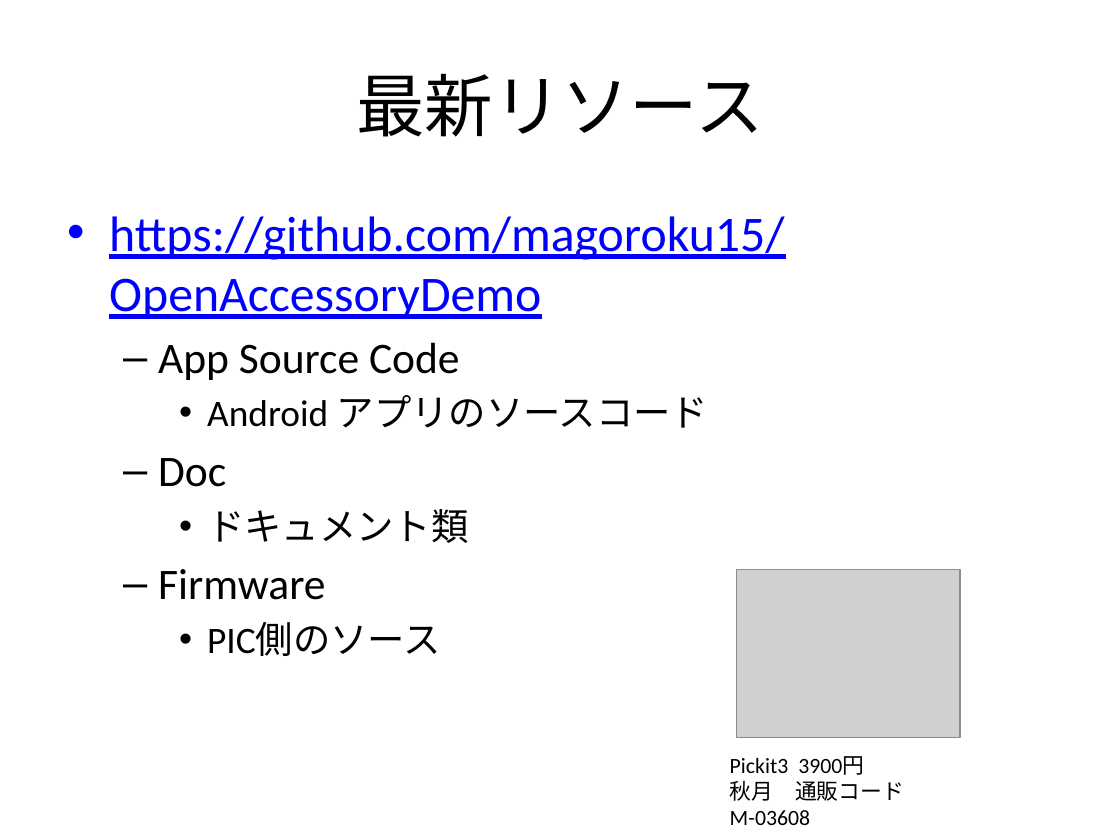
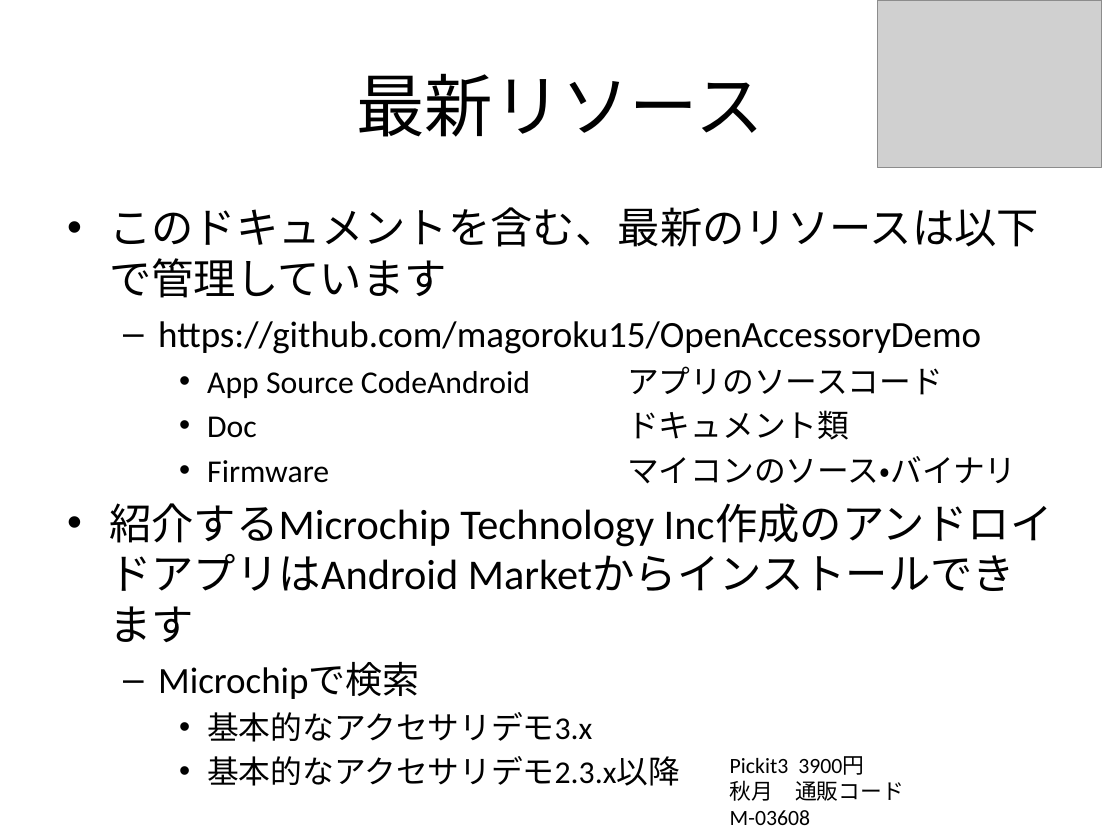
Before and after one commit to magoroku15/OpenAccessoryDemo, a slide deck: slide 2 of Doc/poorman's adk.pptx (slide 21 before the commit). Drawn at 1120x840 pixels with LibreOffice and Linux fonts; fonts in the diff are those of the drawing; grey boxes stand for pictures. Boxes give left, top, right and bottom in pixels: in the first picture for what was removed or moved away, otherwise in the second. Text is boxed around its words. In the diff, an @@ line names an element or a change of style, - is before the commit and + after.

```diff
--- a/Doc/poorman's adk.pptx
+++ b/Doc/poorman's adk.pptx
@@ picture: place and size @@
-picture at [736,570,960,738]
+picture at [877,0,1101,168]
@@ text at [109,207,1039,298]: paragraph added @@
+• このドキュメントを含む、最新のリソースは以下で管理しています
@@ text at [158,321,981,354]: size 32 to 23.8 pt, text colour #0000FF to #000000, underline off in "https://github.com/magoroku15/OpenAccessoryDemo"; bullet • to –; list level 1 to 2 in "https://github.com/magoroku15/OpenAccessoryDemo" @@
@@ text at [109,366,1016,786]: text changed; size 24 to 20.4 pt @@
-  – App Source Code
-    • Android アプリのソースコード
-  – Doc
-    • ドキュメント類
-  – Firmware
-    • PIC側のソース
+    • App Source CodeAndroid アプリのソースコード
+    • Doc ドキュメント類
+    • Firmware マイコンのソース・バイナリ
+• 紹介するMicrochip Technology Inc作成のアンドロイドアプリはAndroid Marketからインストールできます
+  – Microchipで検索
+    • 基本的なアクセサリデモ3.x
+    • 基本的なアクセサリデモ2.3.x以降
```
Also in this commit, not shown: 3 other slides changed, 18 slides added.
